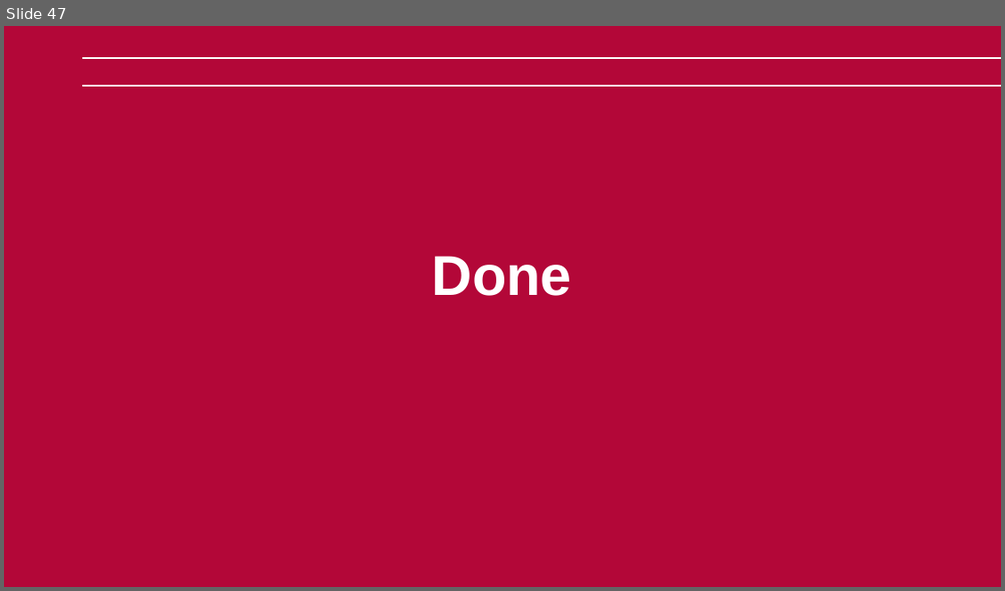
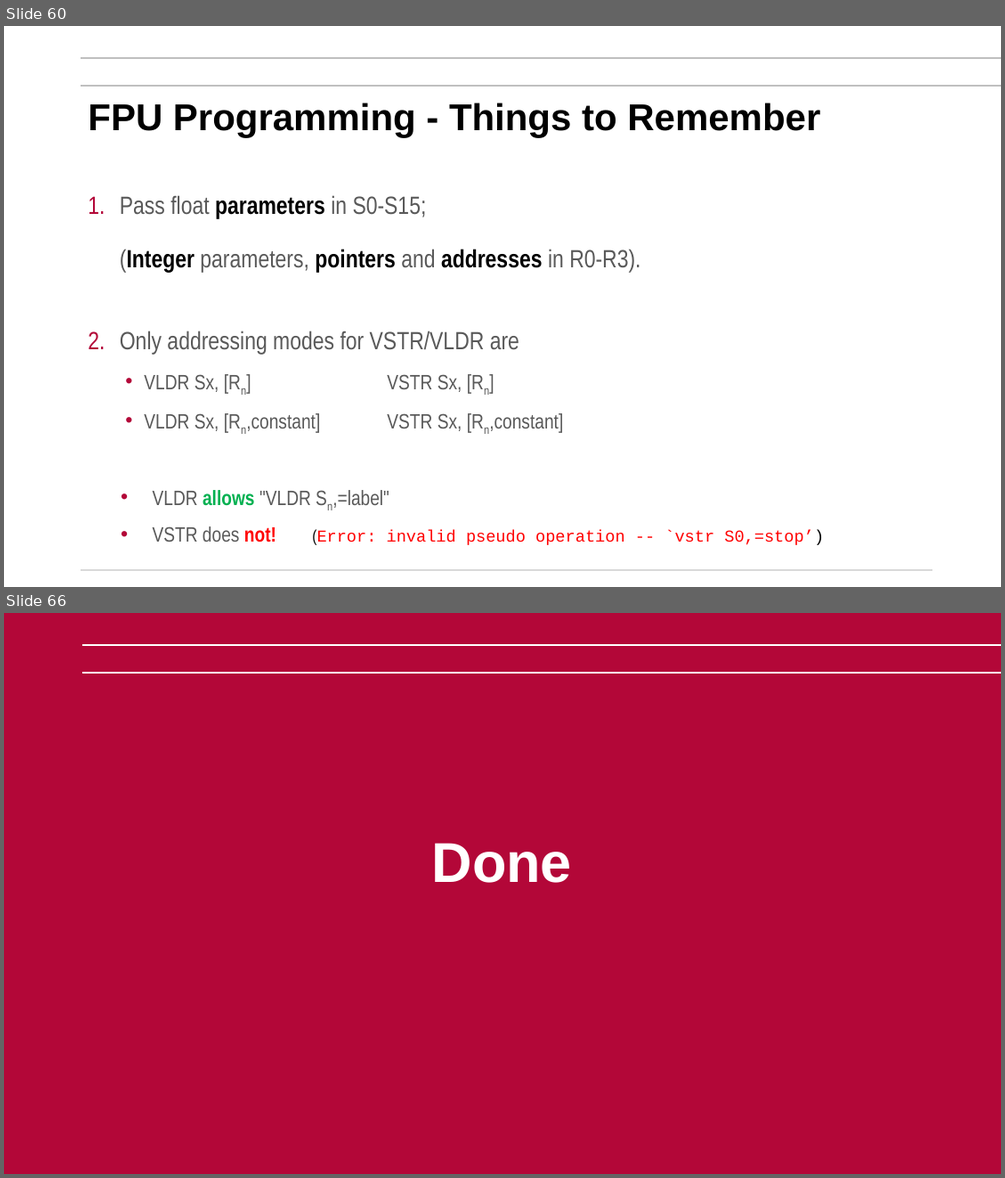
Before and after one commit to mikegrace2/CSEN20-Fall2026-Course-Website, a slide deck: Week08_FloatingPoint/Ch09_Getting Started with Floating Point_V4.pptx. Shown one above the other, each under a label of ours: slide 47 before the commit, slides 60 and 66 after it; the slides between them are not shown. The pictures are 1005x591 and 1005x1178 pixels, drawn with LibreOffice and Linux fonts; fonts in the diff are those of the drawing; background and template pictures are left out. Boxes give left, top, right and bottom in pixels: in the first picture for what was removed or moved away, otherwise in the second. Text is boxed around its words. In the diff, an @@ line names an element or a change of style, - is before the commit and + after.

```diff
--- a/Week08_FloatingPoint/Ch09_Getting Started with Floating Point_V4.pptx
+++ b/Week08_FloatingPoint/Ch09_Getting Started with Floating Point_V4.pptx
@@ slide 60 added at box(4, 26, 1001, 587), background #FFFFFF @@
@@ line added from (81, 57) to (1001, 57), #BFBFBF 1.5 pt @@
@@ line added from (81, 86) to (1001, 86), #BFBFBF 1.5 pt @@
@@ title added at box(88, 103, 820, 137), 36 pt, text #000000, bold @@
+FPU Programming - Things to Remember
@@ text added at box(120, 195, 824, 545), 24 pt, text #595959 @@
+1. Pass float parameters in S0-S15;
+   (Integer parameters, pointers and addresses in R0-R3).
+2. Only addressing modes for VSTR/VLDR are
+  • VLDR Sx, [Rn] VSTR Sx, [Rn]
+  • VLDR Sx, [Rn,constant] VSTR Sx, [Rn,constant]
+  • VLDR allows "VLDR Sn,=label"
+  • VSTR does not! (Error: invalid pseudo operation -- `vstr S0,=stop’)
@@ line added from (81, 571) to (933, 571), #D9D9D9 1.5 pt @@
@@ what was slide 47 is now slide 66 @@
```
Also in this commit, not shown: 17 other slides added.
